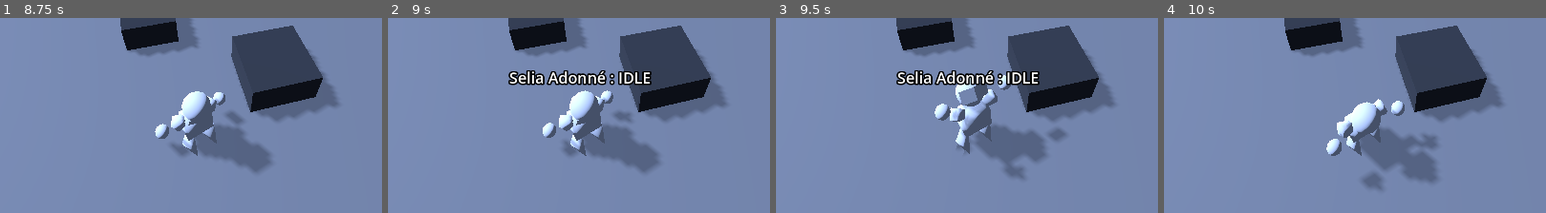
Above: before the commit, frames 1-4 (left to right).
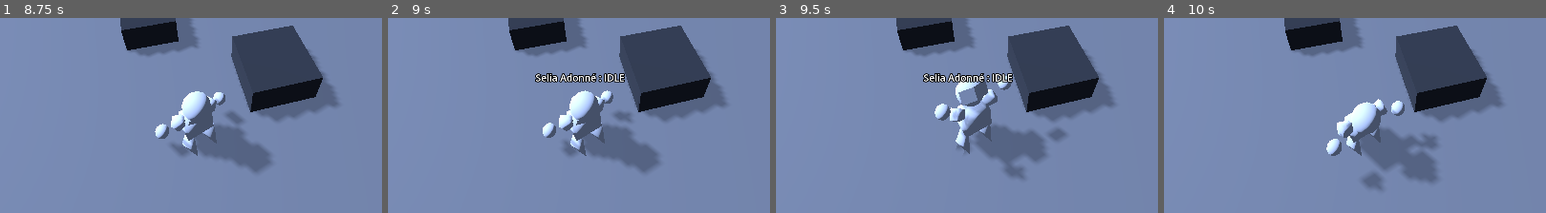
Above: after the commit, the same moments.

Repository: Momonyaro/den-of-adventurers
Game: Godot game, scene res://Scenes/Testing.tscn
Two runs of this game, one before a commit and one after it. Both use one fixed random seed, a clock stepped at 60 frames per second and the inputs below.
Inputs (mouse positions are % of the whole screen's width and height, from its top left):
- Up to frame 1 (8.75 s): move the mouse to (72, 40) at 0.52 s; click (72, 40) at 0.67 s; move the mouse to (30, 51) at 1.27 s; click (30, 51) at 1.42 s; move the mouse to (60, 21) at 2.02 s; click (60, 21) at 2.17 s; move the mouse to (45, 67) at 2.77 s; click (45, 67) at 2.92 s; move the mouse to (80, 62) at 3.52 s; click (80, 62) at 3.67 s; move the mouse to (20, 29) at 4.27 s; click (20, 29) at 4.42 s; move the mouse to (55, 45) at 5.02 s; click (55, 45) at 5.17 s; move the mouse to (35, 18) at 5.77 s; click (35, 18) at 5.92 s; move the mouse to (72, 40) at 6.52 s; click (72, 40) at 6.67 s; move the mouse to (30, 51) at 7.27 s; click (30, 51) at 7.42 s; move the mouse to (60, 21) at 8.02 s; click (60, 21) at 8.17 s
- Up to frame 2 (9 s): move the mouse to (45, 67) at 8.77 s; click (45, 67) at 8.92 s
- Up to frame 3 (9.5 s): no input
- Up to frame 4 (10 s): move the mouse to (80, 62) at 9.52 s; click (80, 62) at 9.67 s
The pictures show only the part of the screen within x 21-71%, y 50-100%; the shares and areas given below are measured in that part.

Frame 1 is identical in both runs. In frame 2, 2.2% of the frame differs, in the area x 31-69%, y 26-35%; in frame 3, 2.2%; in frame 4, nothing differs.

Commit message:
made label fixed size

Diff:
--- a/Prefabs/agent.tscn
+++ b/Prefabs/agent.tscn
@@ -21,7 +21,10 @@
 
 [node name="CHAR_NAME" type="Label3D" parent="."]
 transform = Transform3D(1, 0, 0, 0, 1, 0, 0, 0, 1, 0, 1.30588, 0)
+pixel_size = 0.001
 billboard = 1
+double_sided = false
+fixed_size = true
 text = "NAME"
 
 [connection signal="input_event" from="." to="." method="_on_input_event"]
